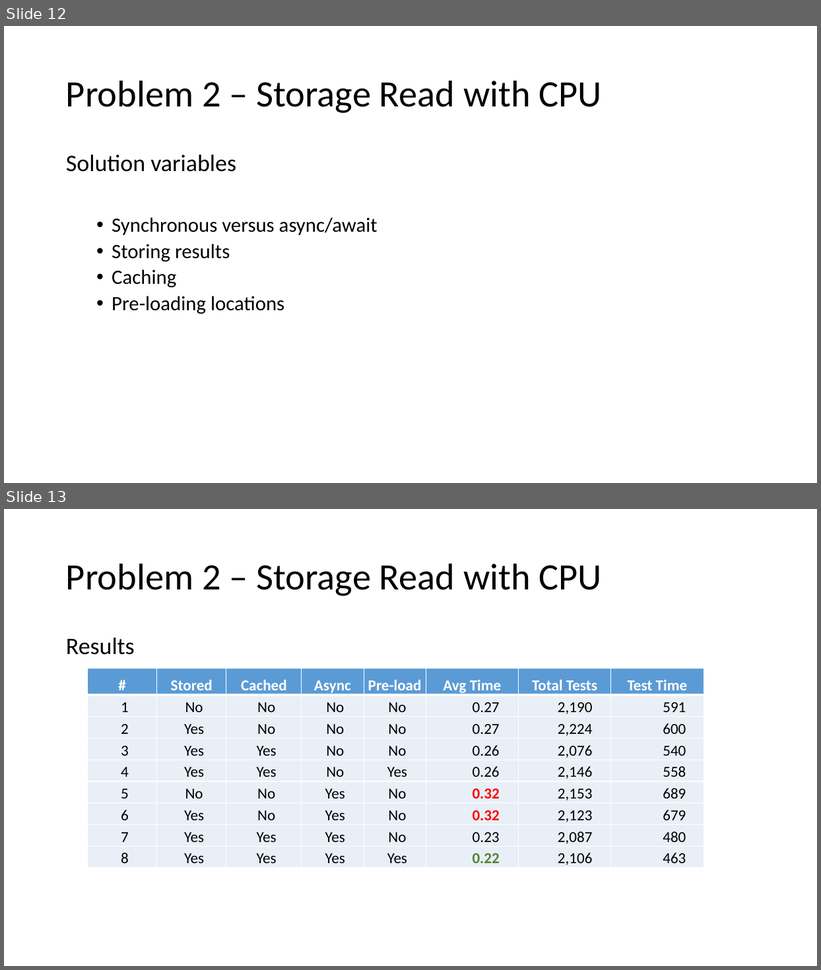
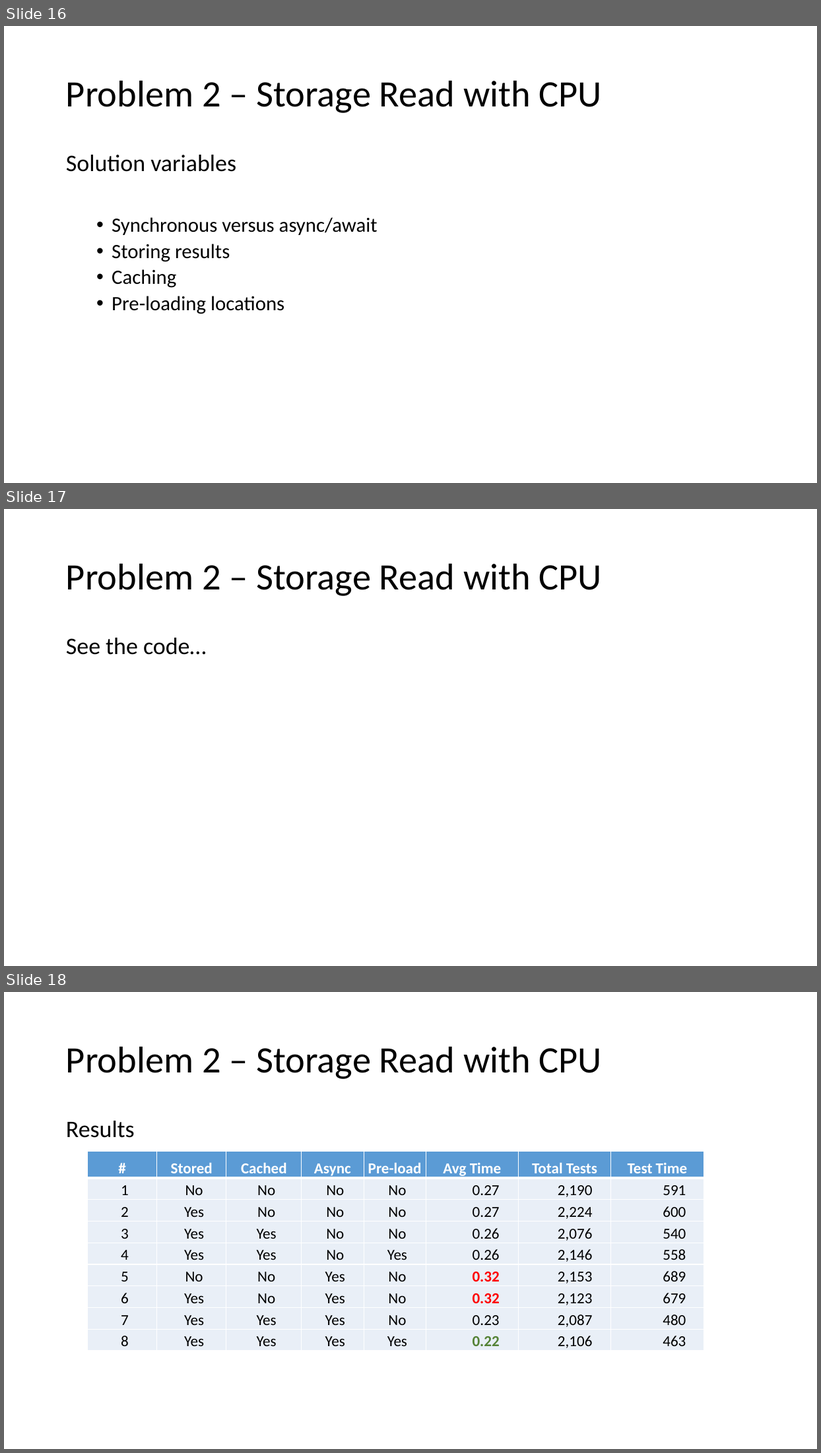
Before and after one commit to mark-doyle/dal-cs-sig, a slide deck: RealWorldScalability/Real World Scalability.pptx. Shown one above the other, each under a label of ours: slides 12 and 13 before the commit, slides 16, 17 and 18 after it. The pictures are 821x970 and 821x1453 pixels, drawn with LibreOffice and Linux fonts; fonts in the diff are those of the drawing. Boxes give left, top, right and bottom in pixels: in the first picture for what was removed or moved away, otherwise in the second. Text is boxed around its words. In the diff, an @@ line names an element or a change of style, - is before the commit and + after.

```diff
--- a/RealWorldScalability/Real World Scalability.pptx
+++ b/RealWorldScalability/Real World Scalability.pptx
@@ slide 17 added at <box>4,509,817,966</box>, background #FFFFFF @@
@@ title added at <box>66,563,602,596</box>, 44 pt, text #000000 @@
+Problem 2 – Storage Read with CPU
@@ text added at <box>66,638,206,655</box>, 28 pt, text #000000 @@
+See the code…
@@ what was slide 12 is now slide 16 @@
@@ what was slide 13 is now slide 18 @@
```
Also in this commit, not shown: 8 slides changed, 11 other slides added.
